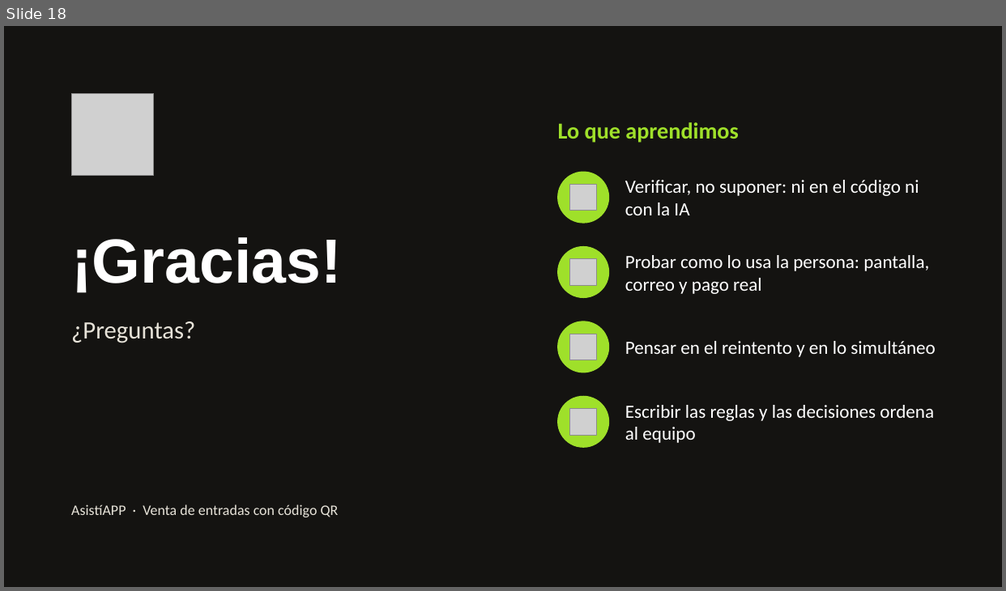
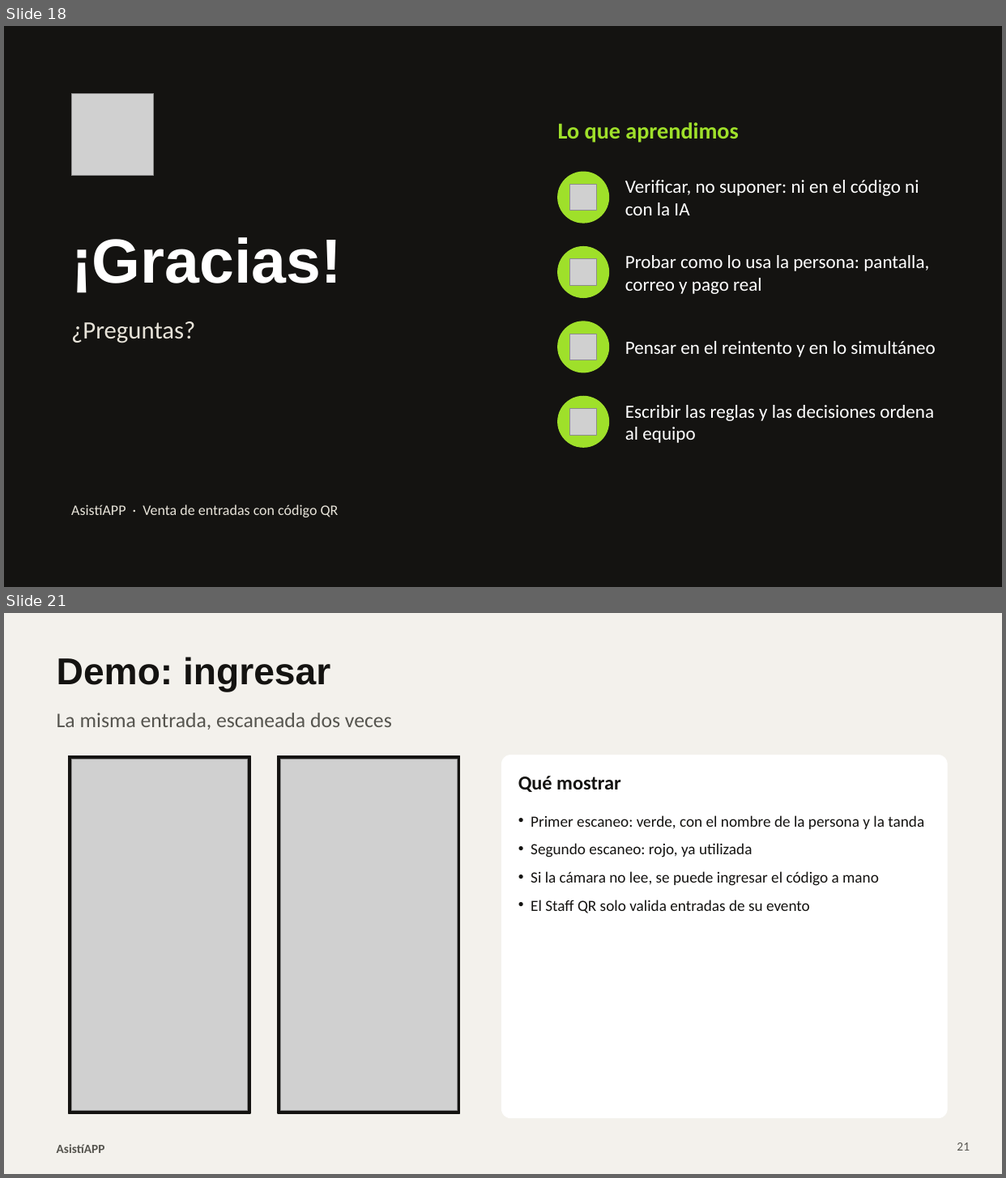
Before and after one commit to emisero8/proy_asistiapp, a slide deck: entrega-demo/presentacion.pptx. Shown one above the other, each under a label of ours: slide 18 before the commit, slides 18 and 21 after it; the slides between them are not shown. The pictures are 1006x591 and 1006x1178 pixels, drawn with LibreOffice and Linux fonts; fonts in the diff are those of the drawing; grey boxes stand for pictures. Boxes give left, top, right and bottom in pixels: in the first picture for what was removed or moved away, otherwise in the second. Text is boxed around its words. In the diff, an @@ line names an element or a change of style, - is before the commit and + after.

Commit message:
docs: presentación con capturas de la app y respaldo de la demo
Capturas en la diapositiva de la solución y seis diapositivas de respaldo (19 a 24), se aclara la cifra
de casos de uso, las pruebas quedan a la vista (616 en el backend) y se actualizan guion y machete.

```diff
--- a/entrega-demo/presentacion.pptx
+++ b/entrega-demo/presentacion.pptx
@@ slide 21 added at <box>4,613,1002,1174</box>, background #F3F1EC @@
@@ title added at <box>57,657,330,692</box>, 36 pt, text #141311, bold @@
+Demo: ingresar
@@ text added at <box>57,713,392,730</box>, 20 pt, text #56554F @@
+La misma entrada, escaneada dos veces
@@ rectangle added at <box>68,756,250,1114</box>, fill #141311, outline #141311 1 pt @@
@@ rectangle added at <box>278,756,460,1114</box>, fill #141311, outline #141311 1 pt @@
@@ rounded rectangle added at <box>502,756,948,1118</box>, fill #FFFFFF, outline #FFFFFF 0.75 pt @@
@@ picture added at <box>71,759,247,1111</box> @@
@@ picture added at <box>281,759,457,1111</box> @@
@@ text added at <box>518,776,620,792</box>, 19 pt, text #141311, bold @@
+Qué mostrar
@@ text added at <box>530,815,924,914</box>, 15 pt, text #141311 @@
+• Primer escaneo: verde, con el nombre de la persona y la tanda
+• Segundo escaneo: rojo, ya utilizada
+• Si la cámara no lee, se puede ingresar el código a mano
+• El Staff QR solo valida entradas de su evento
@@ text added at <box>57,1144,105,1153</box>, 12 pt, text #56554F, bold @@
+AsistíAPP
@@ page number added at <box>957,1143,970,1151</box>, 12 pt, text #56554F @@
+21
```
Also in this commit, not shown: 3 slides changed, 5 other slides added, 6 other files.
